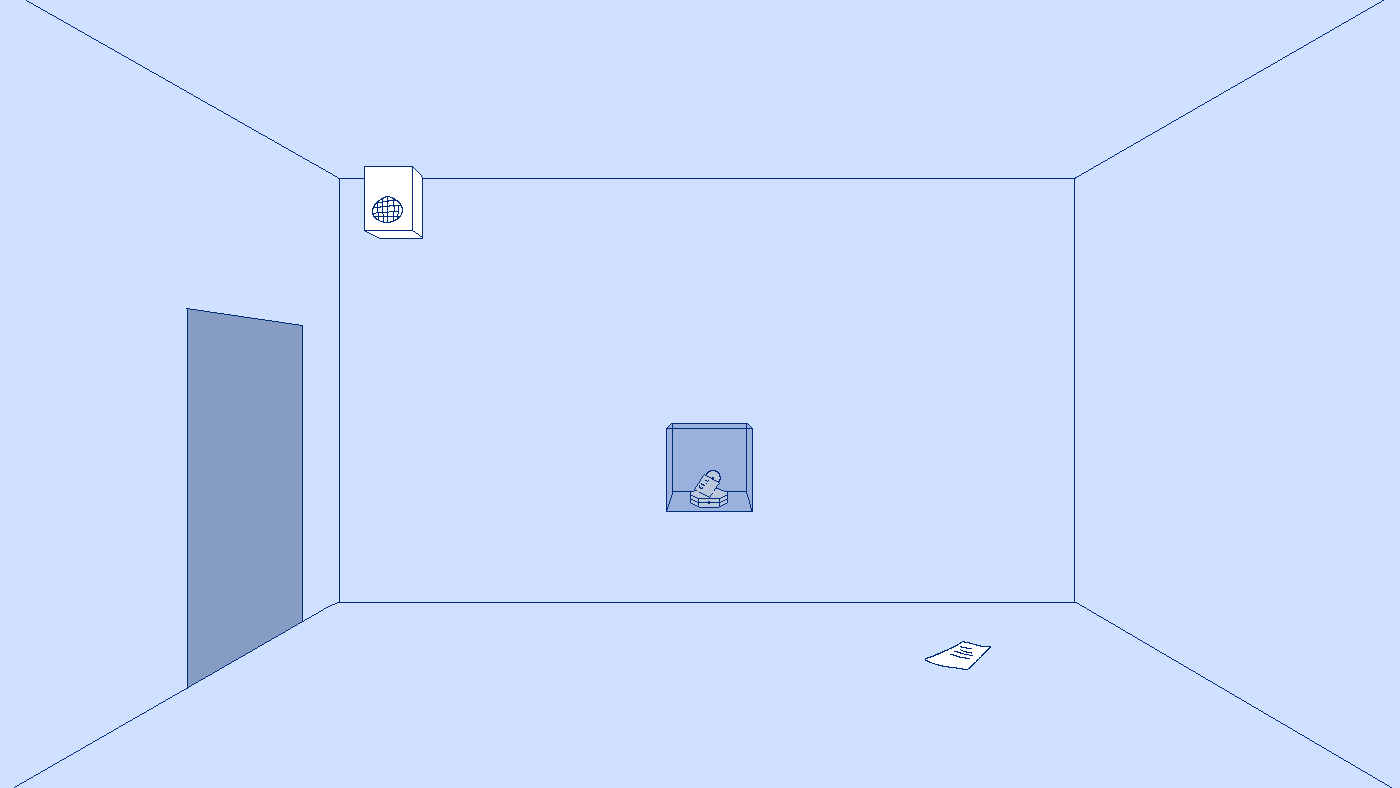
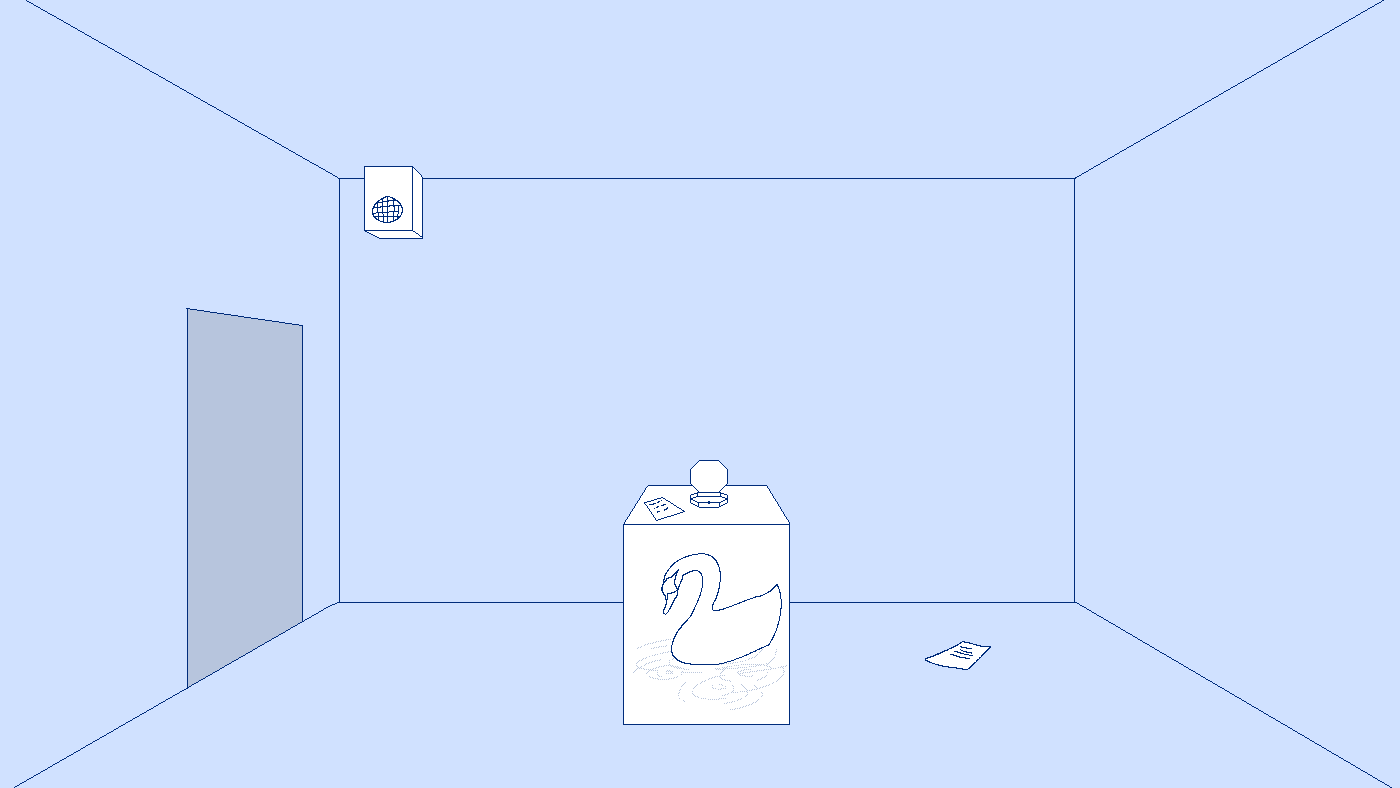
Layered file, before and after one edit (1400px x 788px). Changes by layer:
hid "case" over [640, 423, 790, 576]
hid "cdChopin" over [640, 448, 783, 512]
added layer "diary2" above "boxOpened" over [640, 448, 704, 576]
showed "boxOpened" over [640, 448, 768, 576]
hid "box" over [640, 448, 768, 512]
showed "stand" over [623, 448, 790, 725]
hid "doorHighlight" over [188, 309, 302, 687]